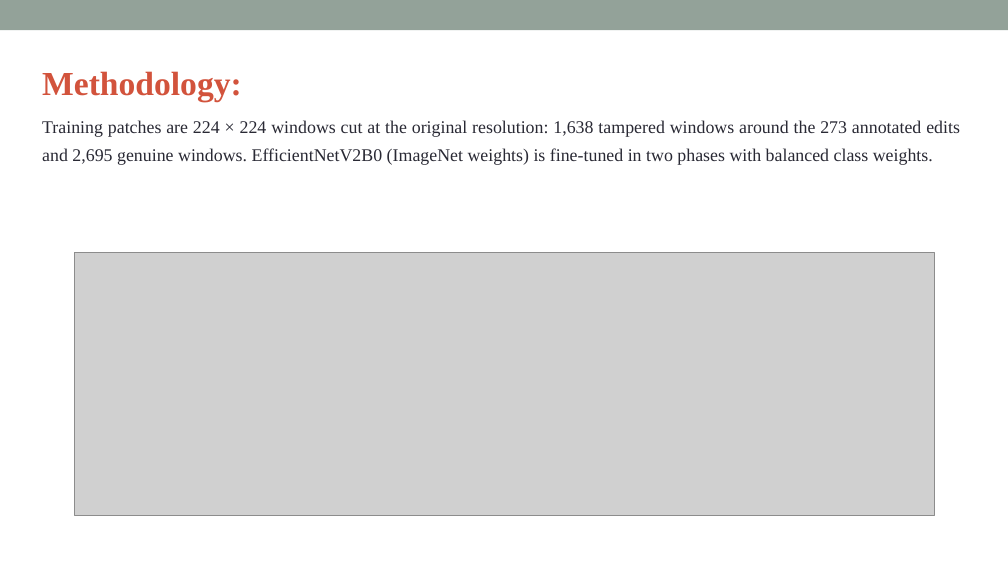
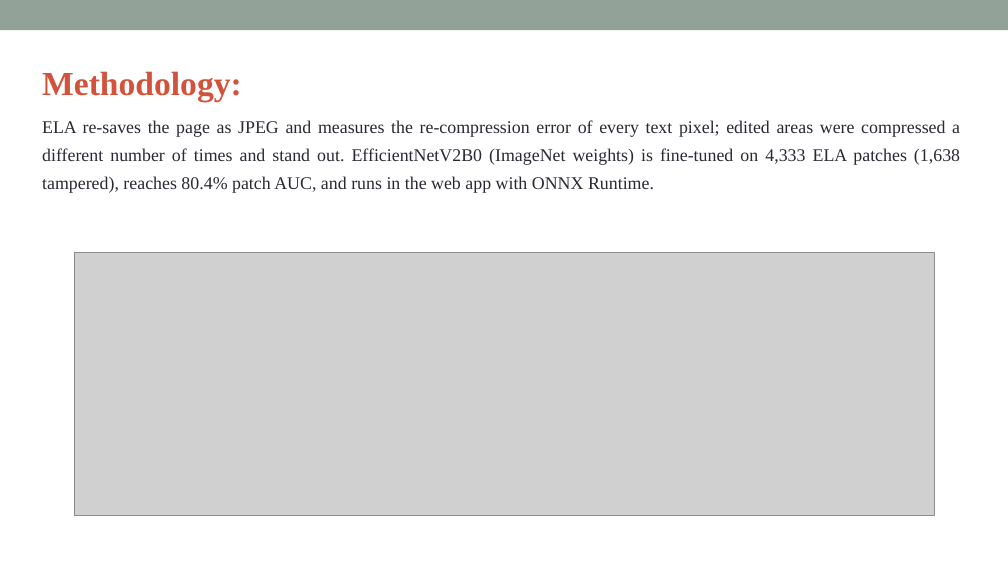
Before and after one commit to anjanireddyc-max/findoc-ai, a slide deck: slide 8 of report/FinDoc_AI_Review_PPT_Updated.pptx. Drawn at 1008x567 pixels with LibreOffice and Linux fonts; fonts in the diff are those of the drawing; grey boxes stand for pictures. Boxes give left, top, right and bottom in pixels: in the first picture for what was removed or moved away, otherwise in the second. Text is boxed around its words. In the diff, an @@ line names an element or a change of style, - is before the commit and + after.

```diff
--- a/report/FinDoc_AI_Review_PPT_Updated.pptx
+++ b/report/FinDoc_AI_Review_PPT_Updated.pptx
@@ text at [42,120,960,193]: text changed @@
-Training patches are 224 × 224 windows cut at the original resolution: 1,638 tampered windows around the 273 annotated edits and 2,695 genuine windows. EfficientNetV2B0 (ImageNet weights) is fine-tuned in two phases with balanced class weights.
+ELA re-saves the page as JPEG and measures the re-compression error of every text pixel; edited areas were compressed a different number of times and stand out. EfficientNetV2B0 (ImageNet weights) is fine-tuned on 4,333 ELA patches (1,638 tampered), reaches 80.4% patch AUC, and runs in the web app with ONNX Runtime.
```
Also in this commit, not shown: 7 other slides changed, 4 other files.
